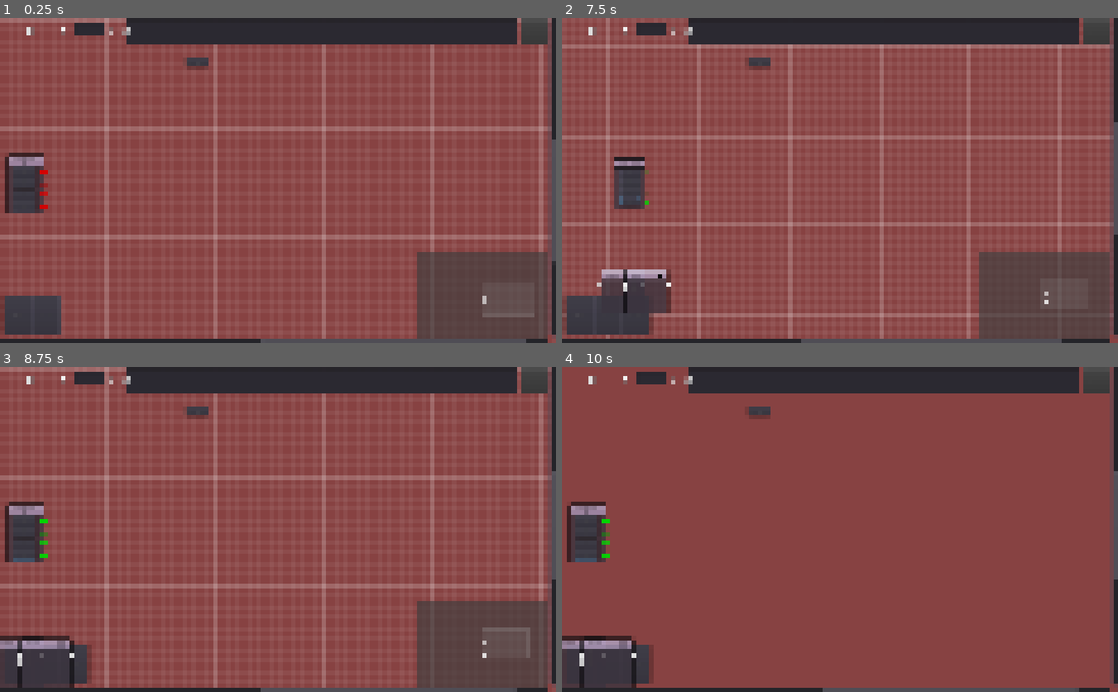
Above: before the commit, frames 1-4 (two rows, left to right).
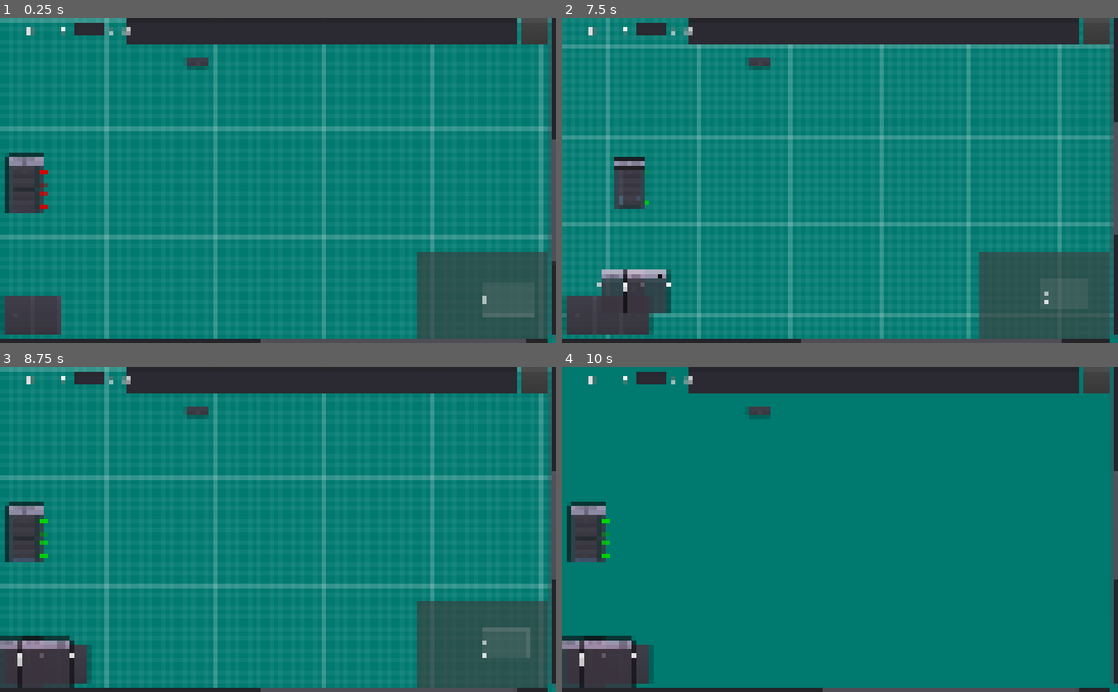
Above: after the commit, the same moments.

Repository: BWalby/LogicGates
Game: Godot game, scene res://Scenes/SandBox.tscn
Same seed, same stepped clock (60 frames per second), same inputs: the game is played once before the commit and once after it.
Inputs (mouse positions are in pixels of both pictures, inside the frame that each line leads up to):
- Up to frame 1 (0.25 s): no input
- Up to frame 2 (7.5 s): click (884, 31) at 0.52 s; type "Alex" at 0.6 s; click "AND" at 1.25 s; click "OR" at 2 s; click "Add" at 2.75 s; click "ALEX" at 3.5 s; click "A" at 4.25 s; click "B" at 5 s; click "C" at 5.75 s; click "D" at 6.5 s; click (573, 31) at 7.25 s
- Up to frame 3 (8.75 s): click (50, 380) at 8 s
- Up to frame 4 (10 s): click (628, 380) at 8.75 s; click (684, 380) at 9.5 s

The runs differ from the first frame. In frame 1, 89% of the frame differs, in the area x 0-100%, y 0-100%; in frame 2, 88%; in frame 3, 89%; in frame 4, 89%.

Commit message:
Styling for graph edit control.

Diff:
--- /dev/null
+++ b/BackgroundColour.tres
@@ -0,0 +1,4 @@
+[gd_resource type="StyleBoxFlat" format=2]
+
+[resource]
+bg_color = Color( 0, 0.478431, 0.439216, 1 )
--- a/Scenes/SandBox.tscn
+++ b/Scenes/SandBox.tscn
@@ -5,7 +5,7 @@
 [ext_resource path="res://SandBox.gd" type="Script" id=3]
 
 [sub_resource type="StyleBoxFlat" id=1]
-bg_color = Color( 0.533333, 0.262745, 0.262745, 1 )
+bg_color = Color( 0, 0.478431, 0.439216, 1 )
 
 [node name="GraphEdit" type="GraphEdit"]
 anchor_right = 1.0
--- a/Scripts/Persistence/Persistence.gd
+++ b/Scripts/Persistence/Persistence.gd
@@ -59,7 +59,7 @@
 	var data_file = File.new()
 
 	if not data_file.file_exists(file_path):
-		#TODO: user feedback
+		#TODO: operation feedback to user
 		return loaded_data
 
 	# remove each node in node group: n.queue_free(), so when populated via load, we don't double up
